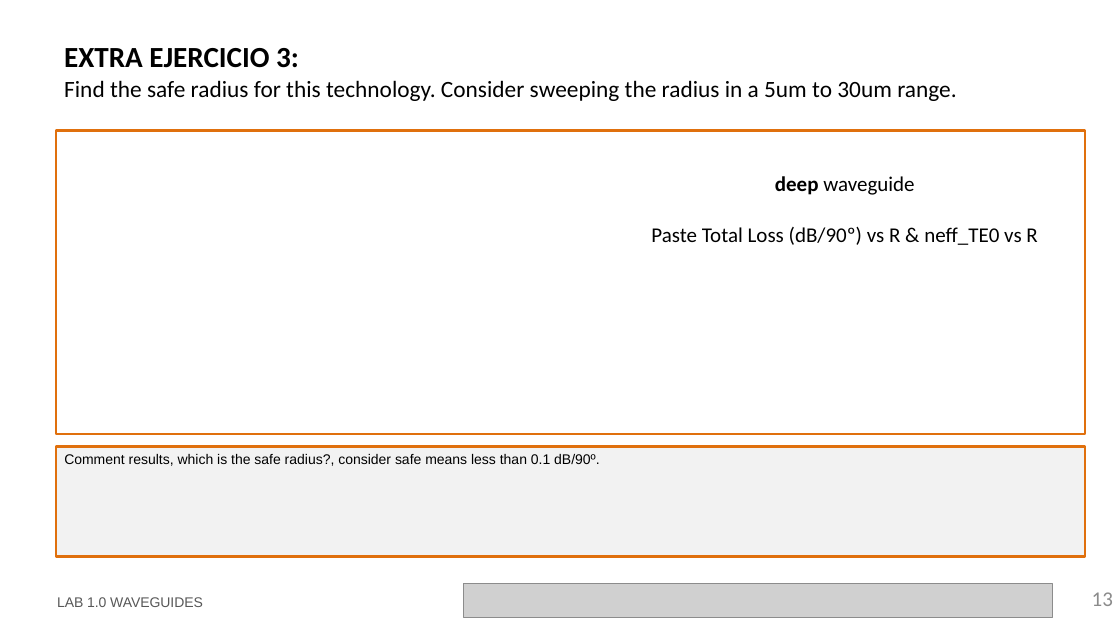
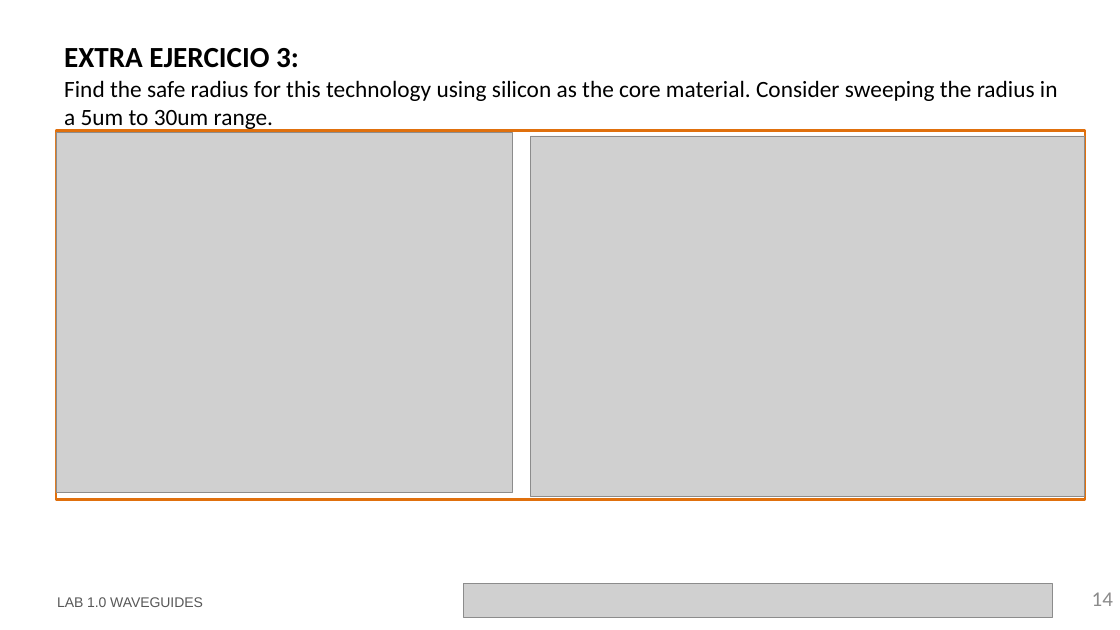
Before and after one commit to cccanvas-upv/cifoin-lab1, a slide deck: slide 14 of LabBook_10.pptx (slide 13 before the commit). Drawn at 1120x630 pixels with LibreOffice and Linux fonts; fonts in the diff are those of the drawing; grey boxes stand for pictures; background and template pictures are left out. Boxes give left, top, right and bottom in pixels: in the first picture for what was removed or moved away, otherwise in the second. Text is boxed around its words. In the diff, an @@ line names an element or a change of style, - is before the commit and + after.

```diff
--- a/LabBook_10.pptx
+++ b/LabBook_10.pptx
@@ title at box(64, 48, 1058, 131): text changed @@
-EXTRA EJERCICIO 3:
-Find the safe radius for this technology. Consider sweeping the radius in a 5um to 30um range.
+EXTRA EJERCICIO 3:
+Find the safe radius for this technology using silicon as the core material. Consider sweeping the radius in a 5um to 30um range.
@@ rectangle: place and size @@
-rectangle at box(56, 130, 1086, 434)
+rectangle at box(56, 130, 1086, 500)
@@ picture added at box(56, 133, 513, 493) @@
@@ picture added at box(531, 136, 1086, 497) @@
@@ rectangle removed at box(56, 447, 1086, 557) @@
-Comment results, which is the safe radius?, consider safe means less than 0.1 dB/90º.
@@ page number at box(1092, 592, 1113, 606): text changed @@
-13
+14
```
Also in this commit, not shown: 1 other slide changed, 2 slides added, 2 other files.
